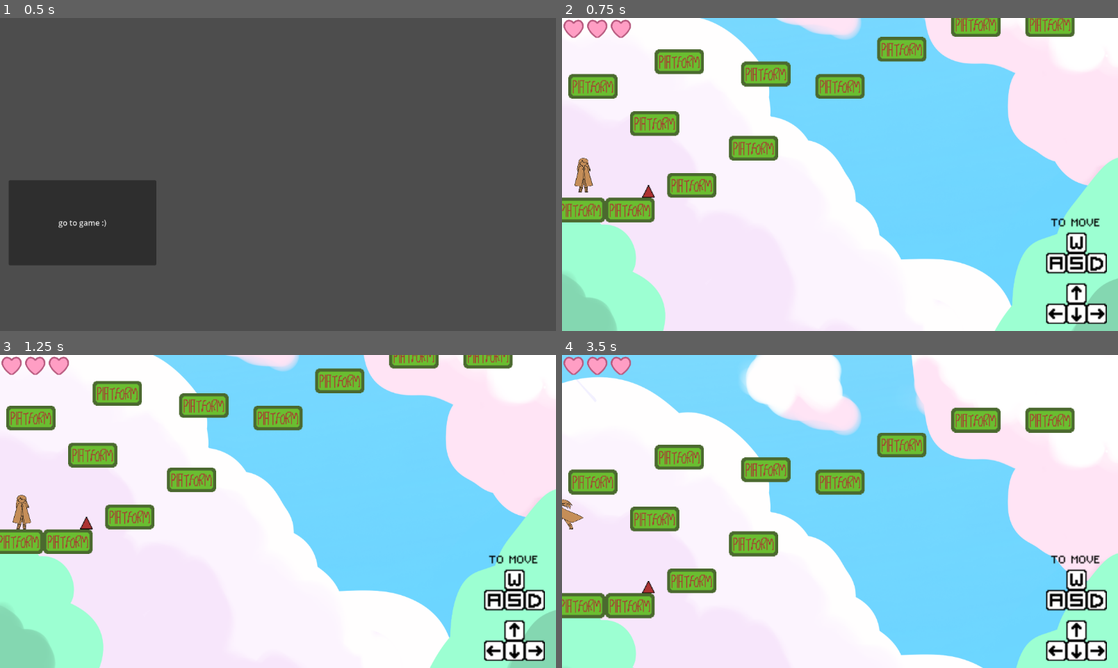
Above: before the commit, frames 1-4 (two rows, left to right).
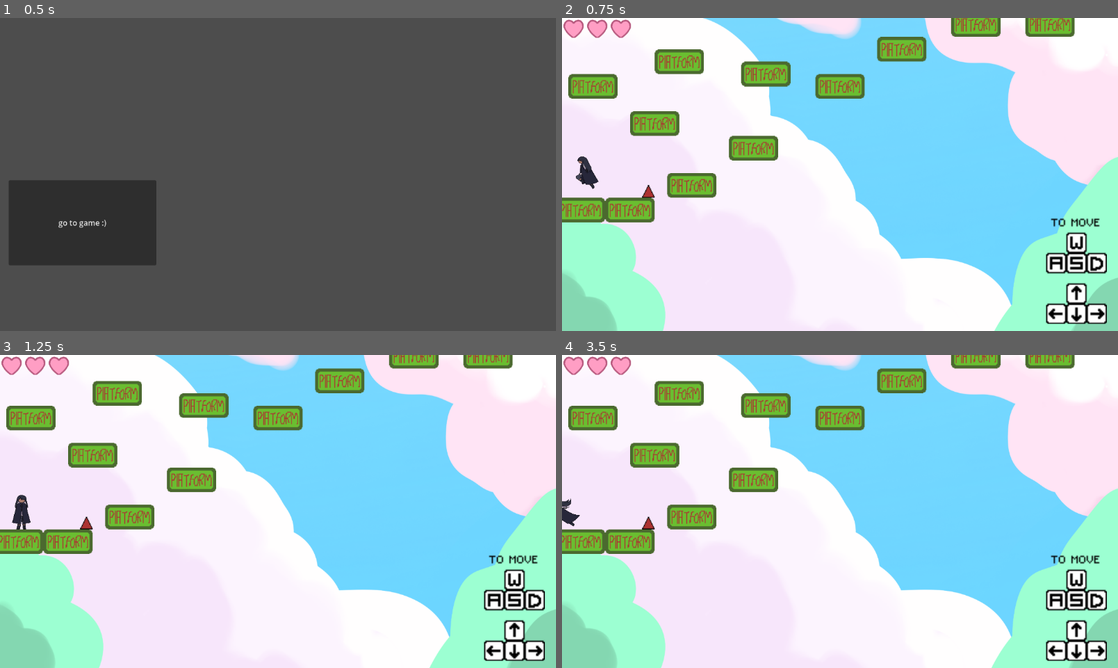
Above: after the commit, the same moments.

Repository: theophylaktos/GGG3
Game: Godot game, scene res://Main Menu/main_menu.tscn
The game is run twice, just before and just after one commit, with the same random seed, the same clock (stepped at 60 frames per second) and the same inputs.
Inputs:
- Up to frame 1 (0.5 s): no input
- Up to frame 2 (0.75 s): click "go to game :)" at 0.5 s
- Up to frame 3 (1.25 s): no input
- Up to frame 4 (3.5 s): hold Space (jump) 1.28-2.03 s; hold Right (right) 1.28-2.78 s; tap E (ability) at 2.1 s; tap Space (jump) at 2.27, 2.3, 2.57 s; hold Left (left) from 2.78 s (still down); hold Space (jump) from 2.78 s (still down)

Frame 1 is identical in both runs. In frame 2, 0.9% of the frame differs, in the area x 2-100%, y 0-100%; in frame 3, 0.8%; in frame 4, 47%, in the area x 0-100%, y 0-100%.

Commit message:
Added jetpack parts, final jump,run,idle anims

Diff:
--- /dev/null
+++ b/Cutscene Final/cutscenefinal.tscn
@@ -0,0 +1,3 @@
+[gd_scene format=3 uid="uid://bud7vl8vdofm3"]
+
+[node name="cutscenefinal" type="AnimatedSprite2D" unique_id=816680738]
--- a/Void Cutscene/void_cutscene.tscn
+++ b/Cutscene12/cutscene12.tscn
@@ -1,6 +1,6 @@
 [gd_scene format=3 uid="uid://wpyi0j88oxyx"]
 
-[ext_resource type="Script" uid="uid://coy505ue3p0ix" path="res://Void Cutscene/void_cutscene.gd" id="1_lfs25"]
+[ext_resource type="Script" uid="uid://coy505ue3p0ix" path="res://Cutscene12/cutscene12.gd" id="1_lfs25"]
 
 [node name="Node2D" type="Node2D" unique_id=1726023051]
 script = ExtResource("1_lfs25")
--- /dev/null
+++ b/Cutscene23/cutscene23.tscn
@@ -0,0 +1,3 @@
+[gd_scene format=3 uid="uid://ctc41paxp8duo"]
+
+[node name="AnimatedSprite2D" type="AnimatedSprite2D" unique_id=1216873027]
--- /dev/null
+++ b/Cutscene34/cutscene34.tscn
@@ -0,0 +1,3 @@
+[gd_scene format=3 uid="uid://ddoghdqpbtxnk"]
+
+[node name="Cutscene34" type="AnimatedSprite2D" unique_id=1974586002]
--- a/Player/player.tscn
+++ b/Player/player.tscn
@@ -1,25 +1,18 @@
 [gd_scene format=3 uid="uid://cy5t4agx14hmv"]
 
 [ext_resource type="Script" uid="uid://cx7lh8r57xq8p" path="res://Player/player_movement.gd" id="1_onrkg"]
-[ext_resource type="Texture2D" uid="uid://bo3o40vkdvrs" path="res://1 Temporary Art/Player/Run/player_run1.png" id="2_k53q1"]
-[ext_resource type="Texture2D" uid="uid://cod87866nihsg" path="res://1 Temporary Art/Player/Hurt/player_hurt1.png" id="2_n471f"]
-[ext_resource type="Texture2D" uid="uid://bmj0fctb71cn5" path="res://1 Temporary Art/Player/Idle/player_idle1.png" id="3_7emwf"]
-[ext_resource type="Texture2D" uid="uid://dpy2lxsnkihn6" path="res://1 Temporary Art/Player/Run/player_run2.png" id="3_fhl08"]
-[ext_resource type="Texture2D" uid="uid://j3wbakdp2dsu" path="res://1 Temporary Art/Player/Idle/player_idle2.png" id="4_hshwv"]
-[ext_resource type="Texture2D" uid="uid://do2glrwykvhin" path="res://1 Temporary Art/Player/Run/player_run3.png" id="4_vtle1"]
-[ext_resource type="Texture2D" uid="uid://cghf4r8t1exj2" path="res://1 Temporary Art/Player/Idle/player_idle3.png" id="5_gpjlu"]
-[ext_resource type="Texture2D" uid="uid://vd5v0lnip4cs" path="res://1 Temporary Art/Player/Run/player_run4.png" id="5_od3ui"]
-[ext_resource type="Texture2D" uid="uid://c57c2sr83fksh" path="res://1 Temporary Art/Player/Idle/player_idle4.png" id="6_8mwp6"]
-[ext_resource type="Texture2D" uid="uid://ckmihohxbp7fx" path="res://1 Temporary Art/Player/Jump/player_jump1.png" id="7_qemgg"]
-[ext_resource type="Texture2D" uid="uid://b1a1la2mbyba" path="res://1 Temporary Art/Player/Jump/player_jump2.png" id="8_8viyr"]
-[ext_resource type="Texture2D" uid="uid://merbt53hxbps" path="res://1 Temporary Art/Player/Jump/player_jump3.png" id="9_sm0op"]
-[ext_resource type="Texture2D" uid="uid://ceqit5wjr5prj" path="res://1 Temporary Art/Player/Jump/player_jump4.png" id="10_76lrf"]
-[ext_resource type="Texture2D" uid="uid://dm446djdva6gy" path="res://1 Temporary Art/Player/Jump/player_jump5.png" id="11_efx54"]
-[ext_resource type="Texture2D" uid="uid://fa82ywha6ip" path="res://1 Temporary Art/Player/Jump/player_jump6.png" id="12_755ss"]
-[ext_resource type="Texture2D" uid="uid://c8vn1fus1upsh" path="res://1 Temporary Art/Player/Jump/player_jump7.png" id="13_bbimk"]
-[ext_resource type="Texture2D" uid="uid://fl342y6qlsgd" path="res://1 Temporary Art/Player/Jump/player_jump8.png" id="14_m0h3t"]
-[ext_resource type="Texture2D" uid="uid://dhuita4sgdm6e" path="res://1 Temporary Art/Player/Jump/player_jump9.png" id="15_i4o1l"]
-[ext_resource type="Texture2D" uid="uid://b1kwdotw87bil" path="res://1 Temporary Art/Player/Jump/player_jump10.png" id="16_j2n6q"]
+[ext_resource type="Texture2D" uid="uid://cyvwj48k1stbm" path="res://2 Final Art/Player/Idle/player_idle1.png" id="2_p5o4e"]
+[ext_resource type="Texture2D" uid="uid://bvmcfpjvvbij6" path="res://2 Final Art/Player/Idle/player_idle2.png" id="3_gu6f8"]
+[ext_resource type="Texture2D" uid="uid://dhbrjl227ku5e" path="res://2 Final Art/Player/Idle/player_idle3.png" id="4_dkpta"]
+[ext_resource type="Texture2D" uid="uid://qpfulpm85gwm" path="res://2 Final Art/Player/Idle/player_idle4.png" id="5_lfmf2"]
+[ext_resource type="Texture2D" uid="uid://b7eyi448ij5wv" path="res://2 Final Art/Player/Jump/player_windup1.png" id="6_pisgm"]
+[ext_resource type="Texture2D" uid="uid://bsk346bp4y06c" path="res://2 Final Art/Player/Jump/player_hold2.png" id="7_b1ygp"]
+[ext_resource type="Texture2D" uid="uid://c8e5pyyih8m54" path="res://2 Final Art/Player/Jump/player_fall3.png" id="8_o28un"]
+[ext_resource type="Texture2D" uid="uid://brfxxwp83uh81" path="res://2 Final Art/Player/Jump/player_fall4.png" id="9_n471f"]
+[ext_resource type="Texture2D" uid="uid://dwnrs3rsyq4jl" path="res://2 Final Art/Player/Run/player_run1.png" id="10_7emwf"]
+[ext_resource type="Texture2D" uid="uid://ddux45us3isvy" path="res://2 Final Art/Player/Run/player_run2.png" id="11_hshwv"]
+[ext_resource type="Texture2D" uid="uid://fd77xbobn8e3" path="res://2 Final Art/Player/Run/player_run3.png" id="12_gpjlu"]
+[ext_resource type="Texture2D" uid="uid://crslmgm6w8yji" path="res://2 Final Art/Player/Run/player_run4.png" id="13_8mwp6"]
 
 [sub_resource type="CapsuleShape2D" id="CapsuleShape2D_onrkg"]
 radius = 12.0
@@ -29,24 +22,16 @@
 animations = [{
 "frames": [{
 "duration": 1.0,
-"texture": ExtResource("2_n471f")
-}],
-"loop": true,
-"name": &"hurt",
-"speed": 5.0
-}, {
-"frames": [{
-"duration": 1.0,
-"texture": ExtResource("3_7emwf")
+"texture": ExtResource("2_p5o4e")
 }, {
 "duration": 1.0,
-"texture": ExtResource("4_hshwv")
+"texture": ExtResource("3_gu6f8")
 }, {
 "duration": 1.0,
-"texture": ExtResource("5_gpjlu")
+"texture": ExtResource("4_dkpta")
 }, {
 "duration": 1.0,
-"texture": ExtResource("6_8mwp6")
+"texture": ExtResource("5_lfmf2")
 }],
 "loop": true,
 "name": &"idle",
@@ -54,51 +39,43 @@
 }, {
 "frames": [{
 "duration": 1.0,
-"texture": ExtResource("7_qemgg")
+"texture": ExtResource("8_o28un")
 }, {
 "duration": 1.0,
-"texture": ExtResource("8_8viyr")
-}, {
-"duration": 1.0,
-"texture": ExtResource("9_sm0op")
-}, {
-"duration": 1.0,
-"texture": ExtResource("10_76lrf")
-}, {
-"duration": 1.0,
-"texture": ExtResource("11_efx54")
-}, {
-"duration": 1.0,
-"texture": ExtResource("12_755ss")
-}, {
-"duration": 1.0,
-"texture": ExtResource("13_bbimk")
-}, {
-"duration": 1.0,
-"texture": ExtResource("14_m0h3t")
-}, {
-"duration": 1.0,
-"texture": ExtResource("15_i4o1l")
-}, {
-"duration": 1.0,
-"texture": ExtResource("16_j2n6q")
+"texture": ExtResource("9_n471f")
 }],
-"loop": true,
-"name": &"jump",
-"speed": 5.0
+"loop": false,
+"name": &"jump_fall",
+"speed": 10.0
 }, {
 "frames": [{
 "duration": 1.0,
-"texture": ExtResource("2_k53q1")
+"texture": ExtResource("7_b1ygp")
+}],
+"loop": true,
+"name": &"jump_hold",
+"speed": 10.0
+}, {
+"frames": [{
+"duration": 1.0,
+"texture": ExtResource("6_pisgm")
+}],
+"loop": false,
+"name": &"jump_windup",
+"speed": 10.0
+}, {
+"frames": [{
+"duration": 1.0,
+"texture": ExtResource("10_7emwf")
 }, {
 "duration": 1.0,
-"texture": ExtResource("3_fhl08")
+"texture": ExtResource("11_hshwv")
 }, {
 "duration": 1.0,
-"texture": ExtResource("4_vtle1")
+"texture": ExtResource("12_gpjlu")
 }, {
 "duration": 1.0,
-"texture": ExtResource("5_od3ui")
+"texture": ExtResource("13_8mwp6")
 }],
 "loop": true,
 "name": &"run",
@@ -119,7 +96,7 @@
 [node name="Sprite" type="AnimatedSprite2D" parent="." unique_id=1272141417]
 scale = Vector2(0.075, 0.057)
 sprite_frames = SubResource("SpriteFrames_i3pqv")
-animation = &"jump"
+animation = &"jump_fall"
 autoplay = "idle"
 
 [node name="Player" type="Node2D" parent="." unique_id=435707991]
--- a/Player/player_movement.gd
+++ b/Player/player_movement.gd
@@ -12,13 +12,14 @@
 
 var health = 3
 
-
+var was_on_floor = true
 
 var initialPosition = Vector2(-334,-384)
 
 @onready var sprite = $Sprite
 
 func _ready():
+
 	if PlayerStats.world == "World1":
 		hearts_ui.play("World1_Health3")
 	if PlayerStats.world == "World2":
@@ -30,14 +31,16 @@
 
 
 func _physics_process(delta):
+
+	var is_on_floor_before_move = is_on_floor()
+
 	# Add the gravity.
 	if not is_on_floor():
 		velocity += get_gravity() * delta
 
 	# Handle jump.
-	if Input.is_action_pressed("jump") and is_on_floor():
+	if Input.is_action_just_pressed("jump") and is_on_floor():
 		velocity.y = JUMP_VELOCITY
-		state = "jump"
 
 	# Get the input direction and handle the movement/deceleration.
 	# As good practice, you should replace UI actions with custom gameplay actions.
@@ -65,16 +68,37 @@
 
 	move_and_slide()
 
+	var is_on_floor_after_move = is_on_floor()
+
+	if velocity.x > 0:
+		sprite.flip_h = true
+	elif velocity.x < 0:
+		sprite.flip_h = false
+
 	if state == "ability":
 		pass
-	elif state == "jump":
-		sprite.play("jump")
+
+	elif not is_on_floor_before_move and is_on_floor_after_move:
+		sprite.play("jump_fall")
+
+	elif sprite.animation == "jump_fall" and sprite.is_playing():
+		pass
+
+	elif is_on_floor_before_move and not is_on_floor_after_move:
+		sprite.play("jump_windup")
+
+	elif not is_on_floor_after_move:
+		if sprite.animation == "jump_windup" and sprite.is_playing():
+			pass
+		else:
+			sprite.play("jump_hold")
+
 	elif state == "run left":
 		sprite.play("run")
-		sprite.flip_h = false
+
 	elif state == "run right":
 		sprite.play("run")
-		sprite.flip_h = true
+
 	elif state == "idle":
 		sprite.play("idle")
 
--- a/World1/goto_void_cutscene.gd
+++ b/World1/goto_void_cutscene.gd
@@ -1,6 +1,6 @@
 extends Area2D
 
-const VOID_CUTSCENE = "res://Void Cutscene/void_cutscene.tscn"
+const VOID_CUTSCENE = "res://Cutscene12/cutscene12.tscn"
 
 @onready var player = $"../Player"
 
--- a/World1/world1.tscn
+++ b/World1/world1.tscn
@@ -55,7 +55,7 @@
 [node name="Node2D" type="Node2D" unique_id=98931531]
 
 [node name="Background" type="Sprite2D" parent="." unique_id=1838495746]
-position = Vector2(0, -1185)
+position = Vector2(0, -1186)
 scale = Vector2(0.38821644, 0.4388534)
 texture = ExtResource("1_wdv28")
 
@@ -65,7 +65,9 @@
 [node name="Camera2D" type="Camera2D" parent="Player" unique_id=1033270748]
 zoom = Vector2(1.6, 1.6)
 limit_left = 0
+limit_top = -2365
 limit_right = 0
+limit_bottom = 0
 
 [node name="TileMapLayer" type="TileMapLayer" parent="." unique_id=1540739154]
 tile_map_data = PackedByteArray("AADq/+z/AAABAAEAAADr/+z/AAACAAEAAADs/+z/AAADAAEAAADt/+z/AAAAAAEAAADy/+r/AAAAAAEAAADz/+ …(1472 unchanged characters)…
--- a/World2/world2.tscn
+++ b/World2/world2.tscn
@@ -47,7 +47,9 @@
 [node name="Camera2D" type="Camera2D" parent="Player" unique_id=2142010640]
 zoom = Vector2(1.6, 1.6)
 limit_left = 0
+limit_top = -2365
 limit_right = 0
+limit_bottom = 0
 
 [node name="CanvasLayer" type="CanvasLayer" parent="." unique_id=960195284]
 
--- /dev/null
+++ b/collectPartsScreen.tscn
@@ -0,0 +1,3 @@
+[gd_scene format=3 uid="uid://ceb2jdeogia1b"]
+
+[node name="Node2D" type="Sprite2D" unique_id=955470873]
--- /dev/null
+++ b/part.gd
@@ -0,0 +1,21 @@
+extends Area2D
+
+
+# Called when the node enters the scene tree for the first time.
+func _ready():
+	pass # Replace with function body.
+
+
+# Called every frame. 'delta' is the elapsed time since the previous frame.
+func _process(delta):
+	pass
+
+
+func _on_body_entered(body):
+	if get_meta("part") == "one":
+		PlayerStats.part1pickedup = true
+	if get_meta("part") == "two":
+		PlayerStats.part2pickedup = true
+	if get_meta("part") == "three":
+		PlayerStats.part3pickedup = true
+	print(PlayerStats.part1pickedup,PlayerStats.part2pickedup,PlayerStats.part3pickedup)
--- a/part.tscn
+++ b/part.tscn
@@ -1,10 +1,19 @@
 [gd_scene format=3 uid="uid://esnlv36v8pi8"]
+
+[ext_resource type="Script" uid="uid://mwvx3iu417n7" path="res://part.gd" id="1_ut4fy"]
+[ext_resource type="Texture2D" uid="uid://casyy0p2ubcbe" path="res://2 Final Art/Parts/part1.png" id="2_iflea"]
 
 [sub_resource type="CircleShape2D" id="CircleShape2D_xkj4n"]
 
-[node name="Area2D" type="Area2D" unique_id=1544738549]
+[node name="Part" type="Area2D" unique_id=1544738549]
+collision_layer = 0
+script = ExtResource("1_ut4fy")
+metadata/part = ""
 
 [node name="Sprite2D" type="Sprite2D" parent="." unique_id=1605715263]
+texture = ExtResource("2_iflea")
 
 [node name="CollisionShape2D" type="CollisionShape2D" parent="." unique_id=1257215229]
 shape = SubResource("CircleShape2D_xkj4n")
+
+[connection signal="body_entered" from="." to="." method="_on_body_entered"]
Binary file added: 2 Final Art/Parts/part1.png
Not shown, added: 2 Final Art/Parts/part1.png.import
Binary file added: 2 Final Art/Parts/part2.png
Not shown, added: 2 Final Art/Parts/part2.png.import
Binary file added: 2 Final Art/Parts/part3.png
Not shown, added: 2 Final Art/Parts/part3.png.import
Binary file added: 2 Final Art/Player/Idle/player_idle1.png
Not shown, added: 2 Final Art/Player/Idle/player_idle1.png.import
Binary file added: 2 Final Art/Player/Idle/player_idle2.png
Not shown, added: 2 Final Art/Player/Idle/player_idle2.png.import
Binary file added: 2 Final Art/Player/Idle/player_idle3.png
Not shown, added: 2 Final Art/Player/Idle/player_idle3.png.import
(and 25 more such lines)
